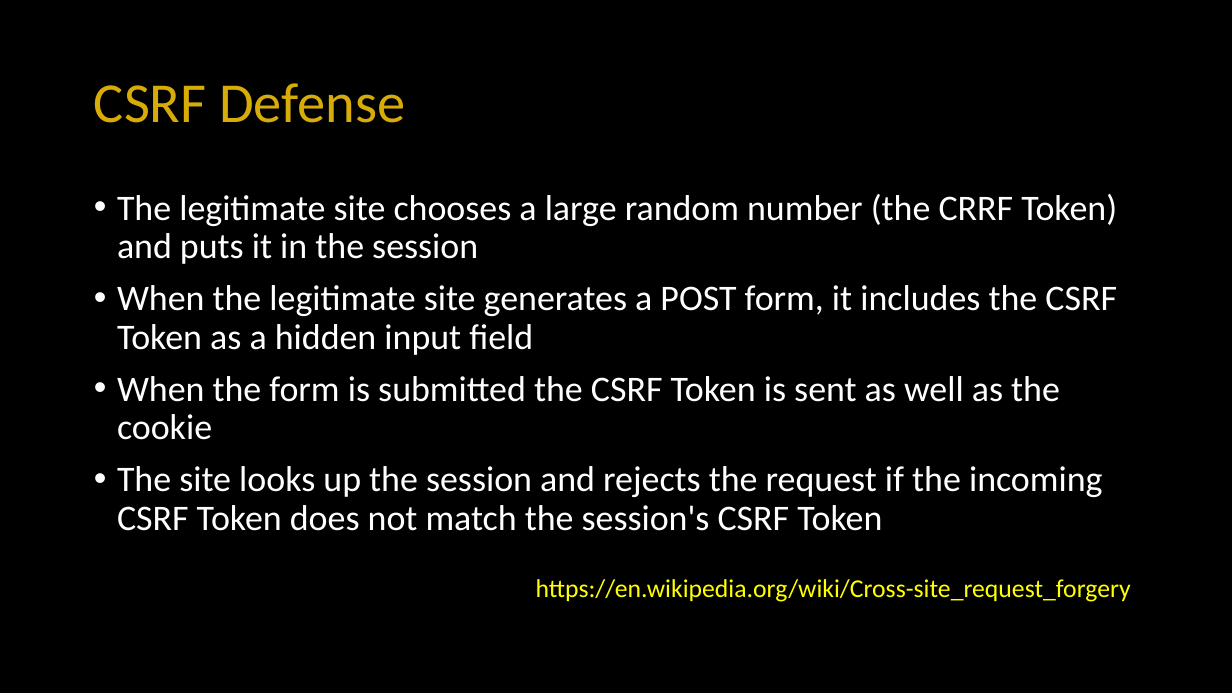
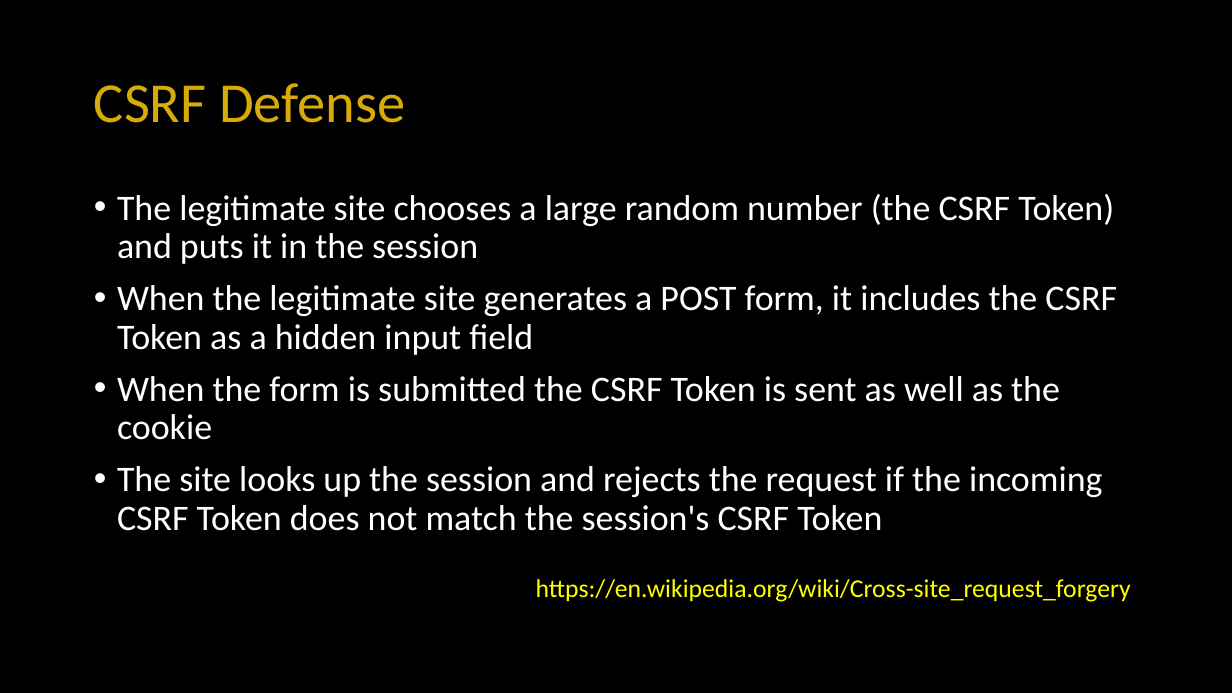
Before and after one commit to csev/dj4e, a slide deck: slide 29 of lectures/DJ-07-Forms.pptx. Drawn at 1232x693 pixels with LibreOffice and Linux fonts; fonts in the diff are those of the drawing. Boxes give left, top, right and bottom in pixels: in the first picture for what was removed or moved away, otherwise in the second. Text is boxed around its words. In the diff, an @@ line names an element or a change of style, - is before the commit and + after.

```diff
--- a/lectures/DJ-07-Forms.pptx
+++ b/lectures/DJ-07-Forms.pptx
@@ text at <box>117,194,1114,264</box>: text changed @@
-• The legitimate site chooses a large random number (the CRRF Token) and puts it in the session
+• The legitimate site chooses a large random number (the CSRF Token) and puts it in the session
```
Also in this commit, not shown: 7 other slides changed, 1 slide added, 2 other files.
